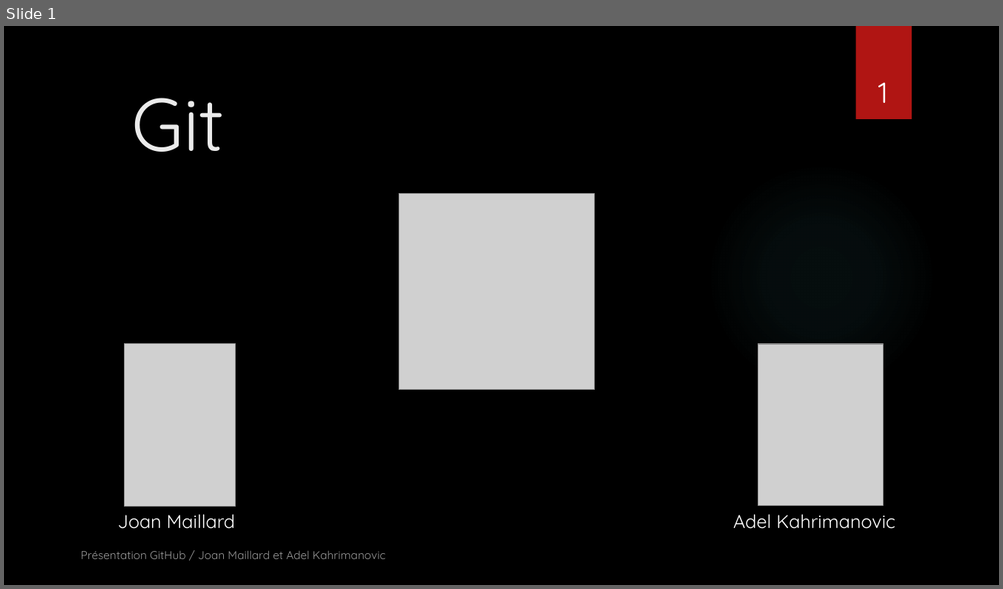
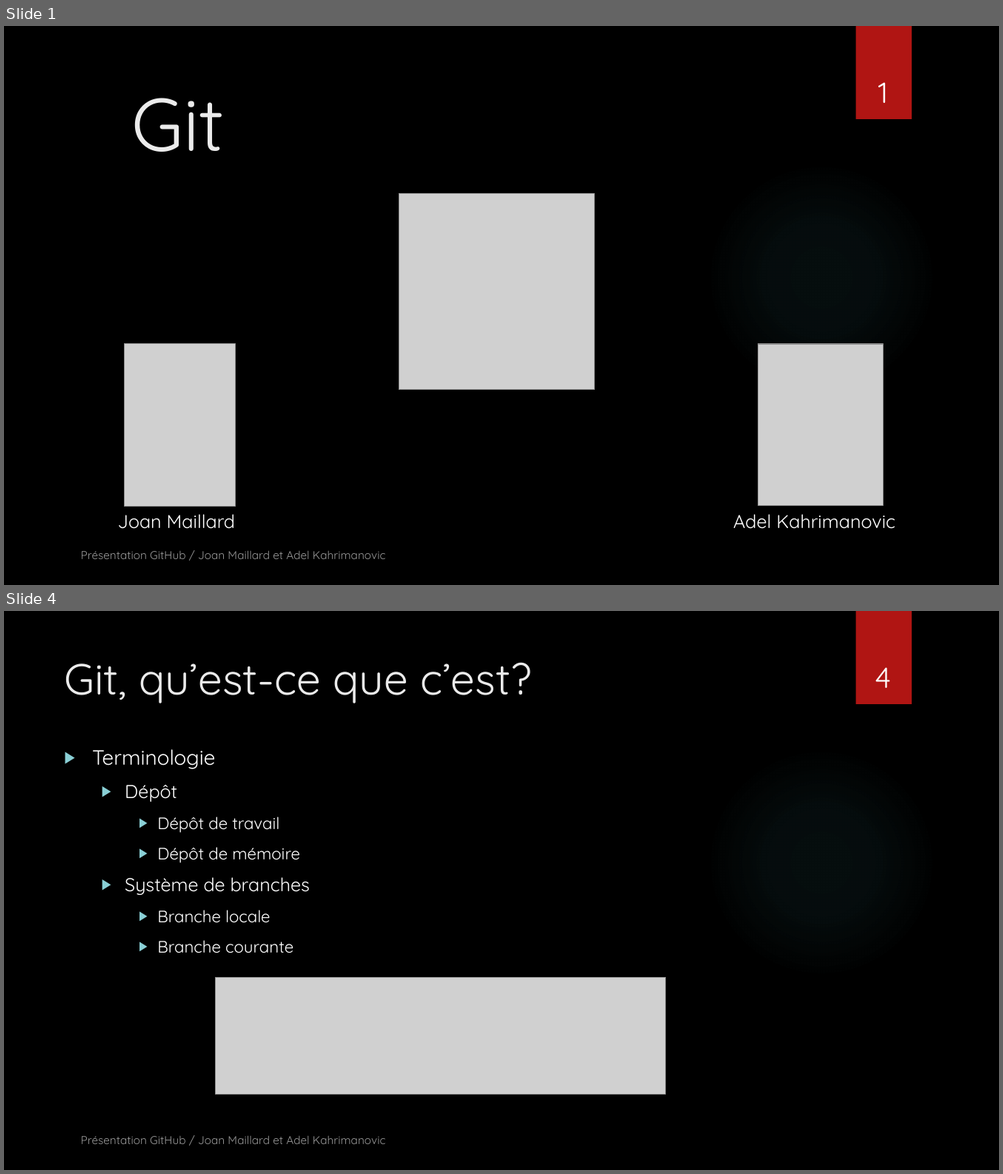
Before and after one commit to JoanMaillard/Manette, a slide deck: GitHub.pptx. Shown one above the other, each under a label of ours: slide 1 before the commit, slides 1 and 4 after it; the slides between them are not shown. The pictures are 1003x589 and 1003x1174 pixels, drawn with LibreOffice and Linux fonts; fonts in the diff are those of the drawing; grey boxes stand for pictures; background and template pictures are left out. Boxes give left, top, right and bottom in pixels: in the first picture for what was removed or moved away, otherwise in the second. Text is boxed around its words. In the diff, an @@ line names an element or a change of style, - is before the commit and + after.

```diff
--- a/GitHub.pptx
+++ b/GitHub.pptx
@@ slide 4 added at box(4, 611, 999, 1170), background picture (left out); not listed: 2 template elements that a slide beside it also shows @@
@@ title added at box(64, 662, 531, 703), 42 pt, text #EBEBEB @@
+Git, qu’est-ce que c’est?
@@ page number added at box(874, 667, 891, 688), 28 pt, text #FFFFFF @@
+4
@@ text added at box(92, 749, 310, 954), 16 pt, text #FFFFFF @@
+▶ Terminologie
+  ▶ Dépôt
+    ▶ Dépôt de travail
+    ▶ Dépôt de mémoire
+  ▶ Système de branches
+    ▶ Branche locale
+    ▶ Branche courante
@@ picture added at box(215, 977, 666, 1094) @@
@@ text added at box(81, 1136, 386, 1145), 11 pt, text #FFFFFF at 60% opacity @@
+Présentation GitHub / Joan Maillard et Adel Kahrimanovic
```
Also in this commit, not shown: 6 slides changed, 2 other slides added.
